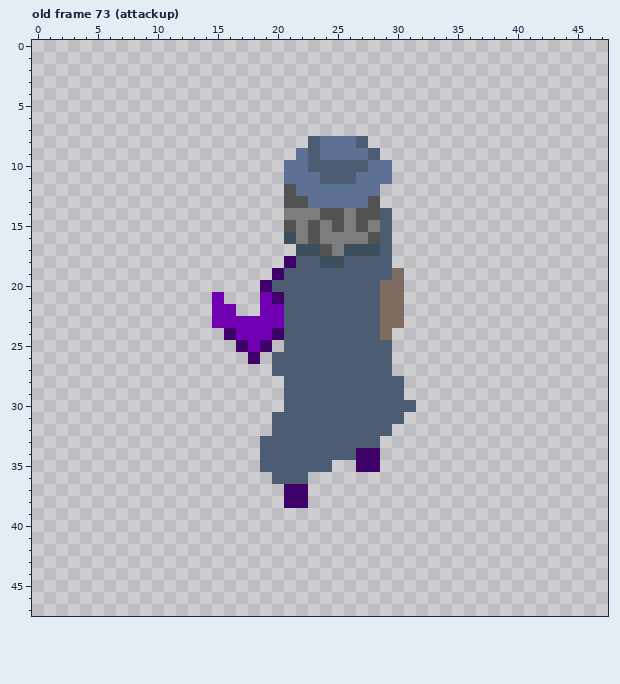
Two versions of one pixel-art file, Game Arts/ase files/Character.ase. Above, as it was before the edit.
48x48 pixels, 115 frames. Shown: old frame 73 (attackup). The commit also changed other frames, which this record leaves out.
New version:
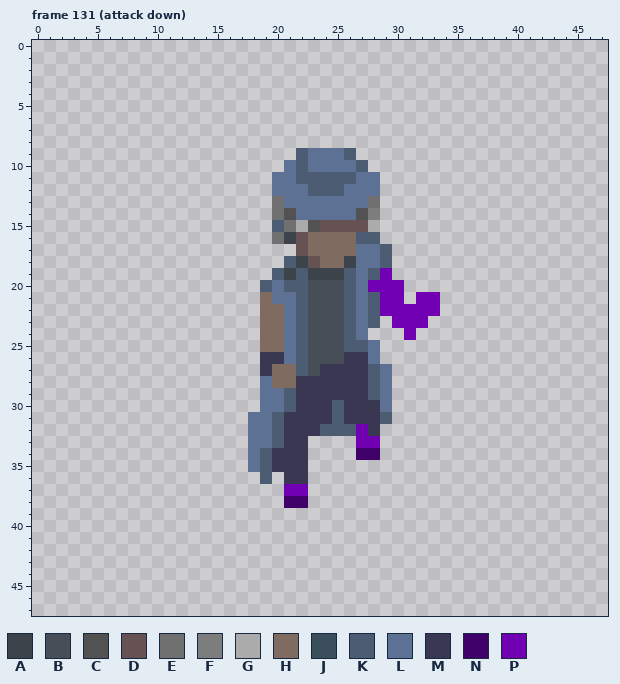
Palette (. is transparent): A #3d434a  B #474e57  C #525252  D #665252  E #707070  F #7d7d7d  G #ababab  H #806b61  J #3a4e5c  K #4c5c73  L #5c7194  M #3a3752  N #3f0069  P #7100b3
A new or re-ordered frame is compared with the old frame closest to it.
Difference:
frames 115 -> 148
Changed rows in their new state; - is an unchanged pixel.
Frame 131 (attack down) is new; against old frame 73 (attackup), layers "Layer 2", "Layer 1":
first column x 15:
 8 --------.....------
 9 -------KL--K..-----
10 -------KLLLL-..----
11 -----L-KK-----.----
12 -----LL-KKK--------
13 -----ELL-----E-----
14 -----ECLLLLL-F.----
15 -----KEG-DDDDG.----
16 -----EADHHHHKK.----
17 -------DHHHHLL-----
18 ------KADHHALL-----
19 -----KA-AAA-L-P.---
20 ----KL--BBB-LPPP---
21 .---HLL-BBB-L-PP-PP
22 ..--HHL-BBB-L-PPPPP
23 ....HHL-BBB-L-.PPP-
24 -...HHL-BBB-L..-P--
25 --..HHL-BBB--L.----
26 ---.MML-BBBMML.----
27 ----MHH-BMMMM-L----
28 ----LHHMMMMMM-L.---
29 ----LL-MMMMMM-L.---
30 ----LL-MMM-MMML..--
31 ---LL-MMMM-MMM-.---
32 ---LL-MMM---PM.----
33 ---LL-MM....PP-----
34 ---L-MMM....-------
35 ---L-MMM..--..-----
36 ----K.MM-----------
37 ------PP-----------
